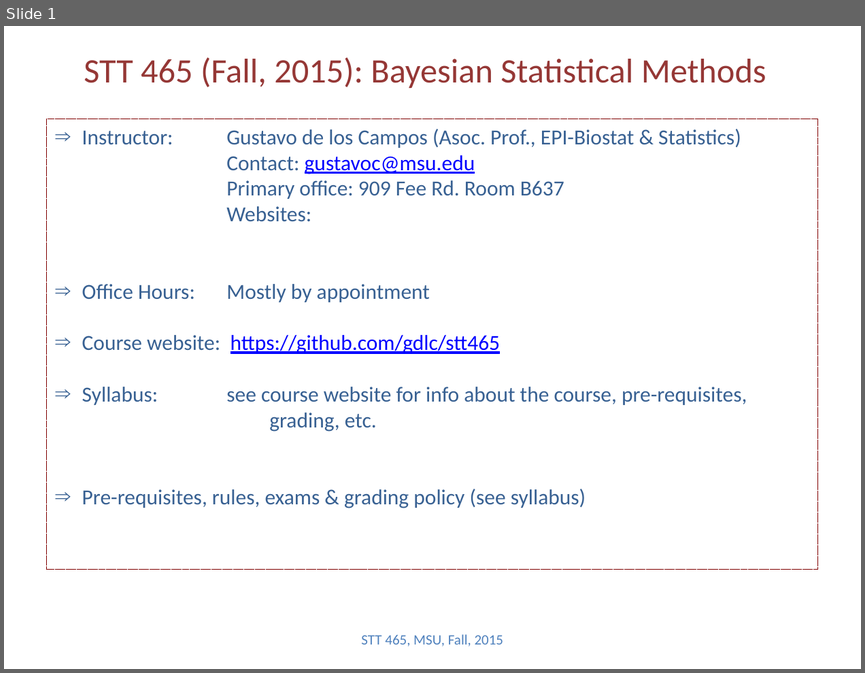
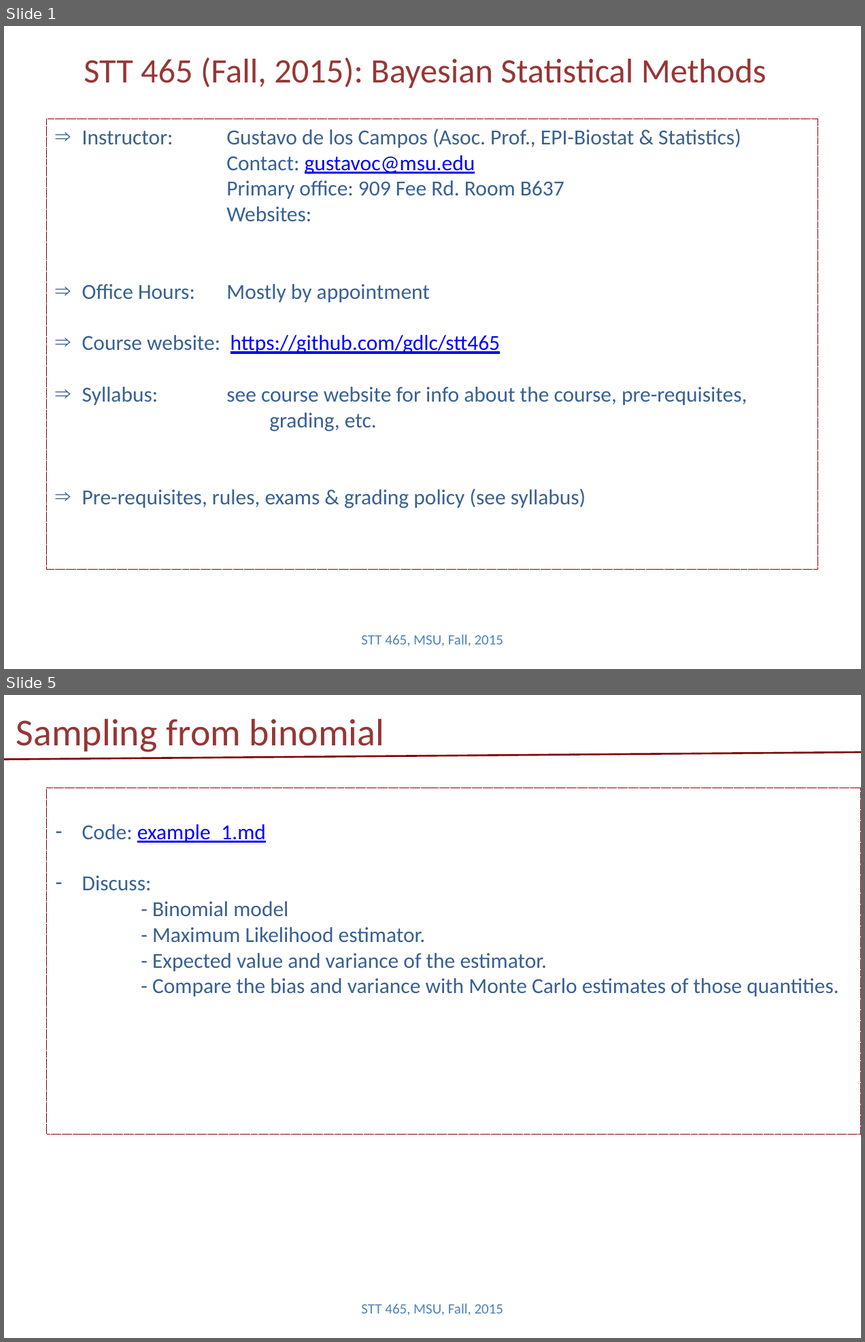
Before and after one commit to Boukos/STT465, a slide deck: STT465_1.pptx. Shown one above the other, each under a label of ours: slide 1 before the commit, slides 1 and 5 after it; the slides between them are not shown. The pictures are 865x673 and 865x1342 pixels, drawn with LibreOffice and Linux fonts; fonts in the diff are those of the drawing. Boxes give left, top, right and bottom in pixels: in the first picture for what was removed or moved away, otherwise in the second. Text is boxed around its words. In the diff, an @@ line names an element or a change of style, - is before the commit and + after.

```diff
--- a/STT465_1.pptx
+++ b/STT465_1.pptx
@@ slide 5 added at (4,695,861,1338), background #FFFFFF @@
@@ title added at (16,719,384,752), 32 pt, text #953735 @@
+Sampling from binomial
@@ line added from (4, 759) to (861, 752), #800000 1.5 pt @@
@@ rectangle added at (47,787,861,1134), outline #800000 0.75 pt dashed, 18 pt, text #376092 @@
+– Code: example_1.md
+– Discuss:
+- Binomial model
+- Maximum Likelihood estimator.
+- Expected value and variance of the estimator.
+- Compare the bias and variance with Monte Carlo estimates of those quantities.
@@ text added at (361,1303,504,1315), 12 pt, text #4F81BD @@
+STT 465, MSU, Fall, 2015
```
Also in this commit, not shown: 3 slides changed, 4 other slides added, 2 other files.
